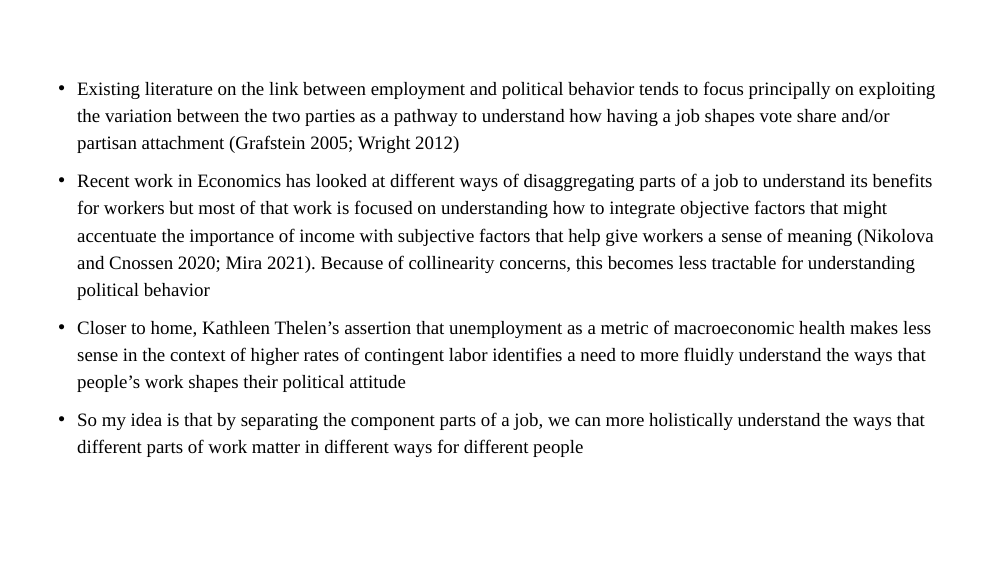
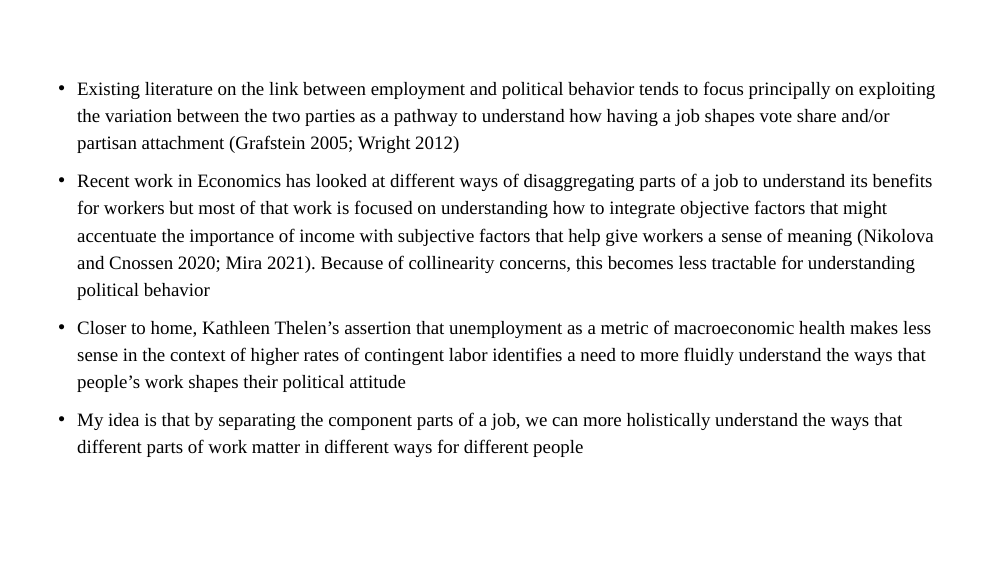
Before and after one commit to chosam2322/Precariat_Politics, a slide deck: slide 3 of Harvard_RaceWorkshop_amended.pptx. Drawn at 1008x567 pixels with LibreOffice and Linux fonts; fonts in the diff are those of the drawing. Boxes give left, top, right and bottom in pixels: in the first picture for what was removed or moved away, otherwise in the second. Text is boxed around its words. In the diff, an @@ line names an element or a change of style, - is before the commit and + after.

```diff
--- a/Harvard_RaceWorkshop_amended.pptx
+++ b/Harvard_RaceWorkshop_amended.pptx
@@ text at [77, 412, 902, 454]: text changed @@
-• So my idea is that by separating the component parts of a job, we can more holistically understand the ways that different parts of work matter in different ways for different people
+• My idea is that by separating the component parts of a job, we can more holistically understand the ways that different parts of work matter in different ways for different people
```
Also in this commit, not shown: 7 other slides changed, 11 slides added, 5 slides removed, 12 other files.
